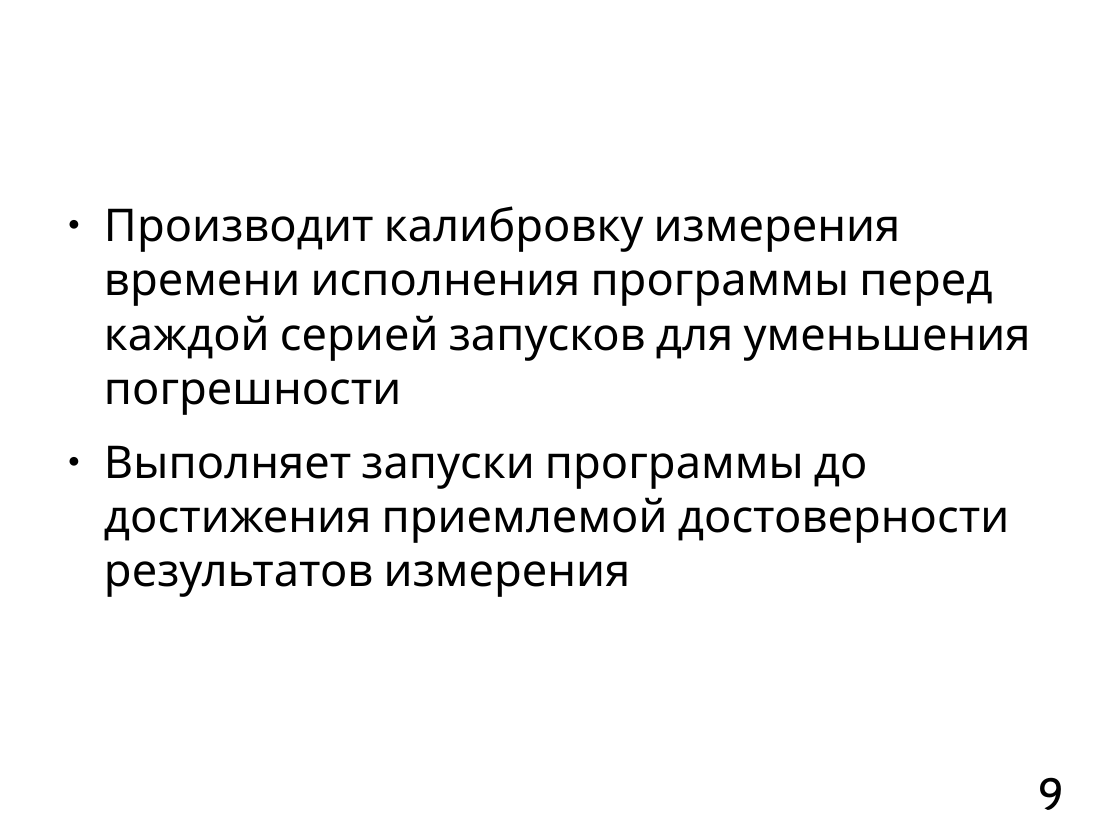
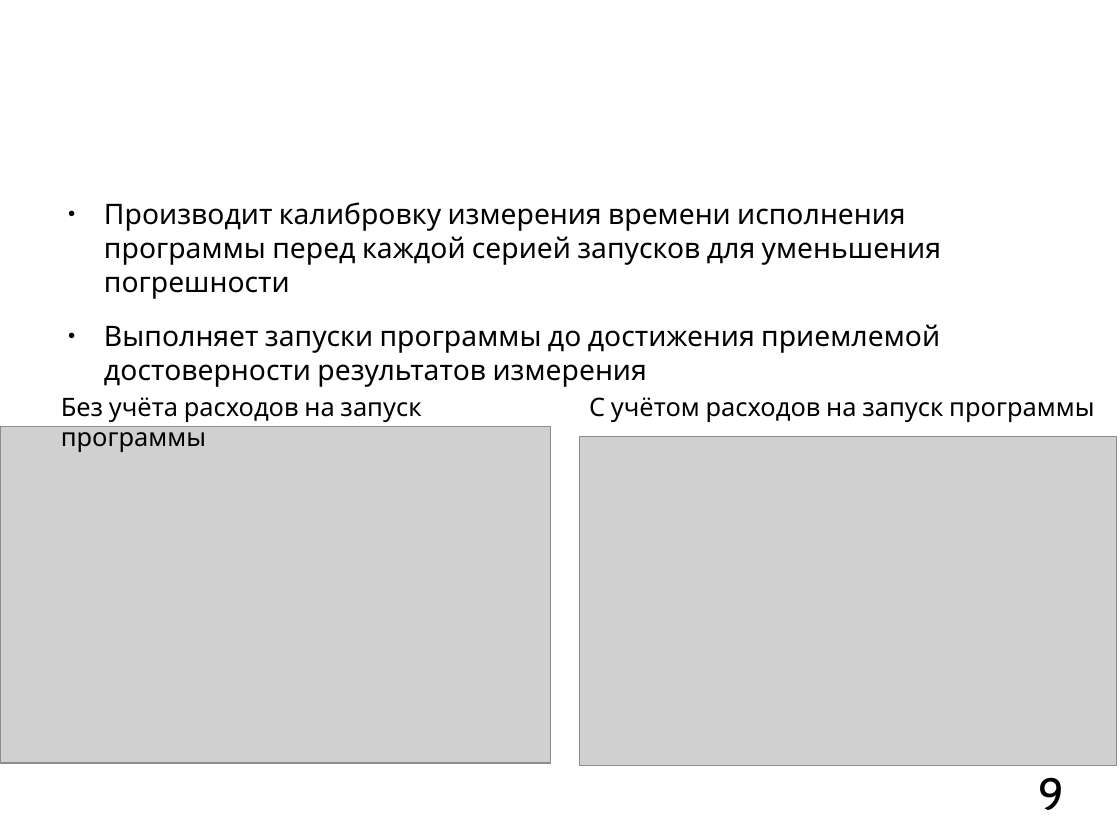
Before and after one commit to mkpankov/adaptor, a slide deck: slide 9 of diploma/defense/brochure.odp. Drawn at 1120x840 pixels with LibreOffice and Linux fonts; fonts in the diff are those of the drawing; grey boxes stand for pictures; background and template pictures are left out. Boxes give left, top, right and bottom in pixels: in the first picture for what was removed or moved away, otherwise in the second. Text is boxed around its words. In the diff, an @@ line names an element or a change of style, - is before the commit and + after.

Commit message:
Added a lot of pictures.

```diff
--- a/diploma/defense/brochure.odp
+++ b/diploma/defense/brochure.odp
@@ text "Производит калибровку измерения времени исполнения ..." at bbox=[104, 202, 941, 387]: size 32 to 20 pt @@
@@ text added at bbox=[61, 397, 421, 452], 18 pt, text #000000 @@
+Без учёта расходов на запуск программы
@@ text added at bbox=[589, 397, 1094, 422], 18 pt, text #000000 @@
+С учётом расходов на запуск программы
@@ picture added at bbox=[0, 427, 551, 763] @@
@@ picture added at bbox=[579, 437, 1117, 765] @@
```
Also in this commit, not shown: 6 other slides changed, 2 slides added, 2 slides removed.
